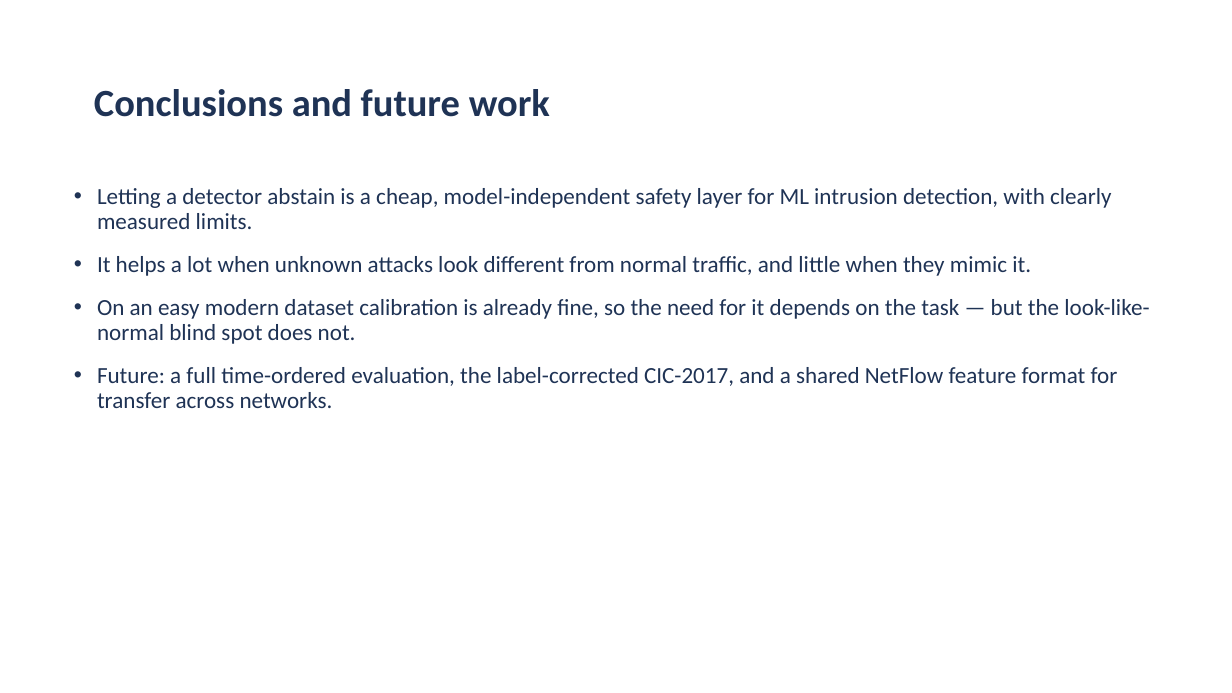
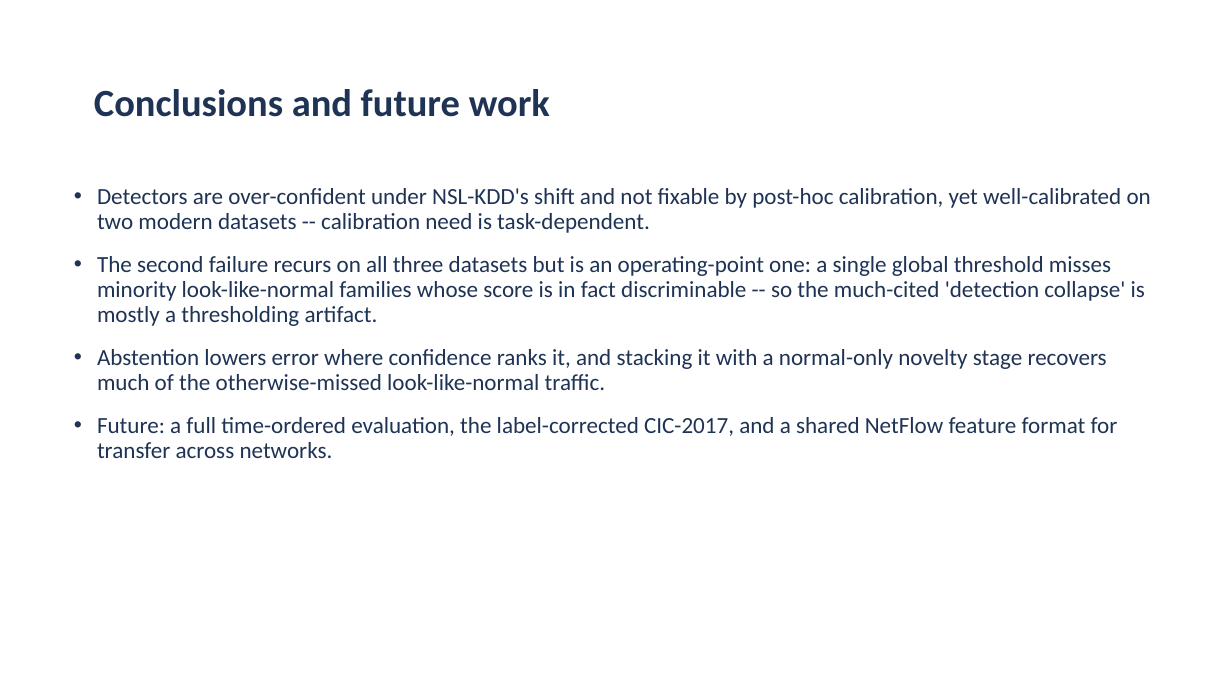
Before and after one commit to aiparallel0/chaoscrypt, a slide deck: slide 16 of papers/paper2-ids-selective/presentation.pptx (slide 15 before the commit). Drawn at 1232x693 pixels with LibreOffice and Linux fonts; fonts in the diff are those of the drawing; background and template pictures are left out. Boxes give left, top, right and bottom in pixels: in the first picture for what was removed or moved away, otherwise in the second. Text is boxed around its words. In the diff, an @@ line names an element or a change of style, - is before the commit and + after.

```diff
--- a/papers/paper2-ids-selective/presentation.pptx
+++ b/papers/paper2-ids-selective/presentation.pptx
@@ text at (97, 188, 1151, 390): text changed @@
-• Letting a detector abstain is a cheap, model-independent safety layer for ML intrusion detection, with clearly measured limits.
-• It helps a lot when unknown attacks look different from normal traffic, and little when they mimic it.
-• On an easy modern dataset calibration is already fine, so the need for it depends on the task — but the look-like-normal blind spot does not.
+• Detectors are over-confident under NSL-KDD's shift and not fixable by post-hoc calibration, yet well-calibrated on two modern datasets -- calibration need is task-dependent.
+• The second failure recurs on all three datasets but is an operating-point one: a single global threshold misses minority look-like-normal families whose score is in fact discriminable -- so the much-cited 'detection collapse' is mostly a thresholding artifact.
+• Abstention lowers error where confidence ranks it, and stacking it with a normal-only novelty stage recovers much of the otherwise-missed look-like-normal traffic.
```
Also in this commit, not shown: 3 other slides changed, 4 slides added, 3 slides removed, 26 other files.
